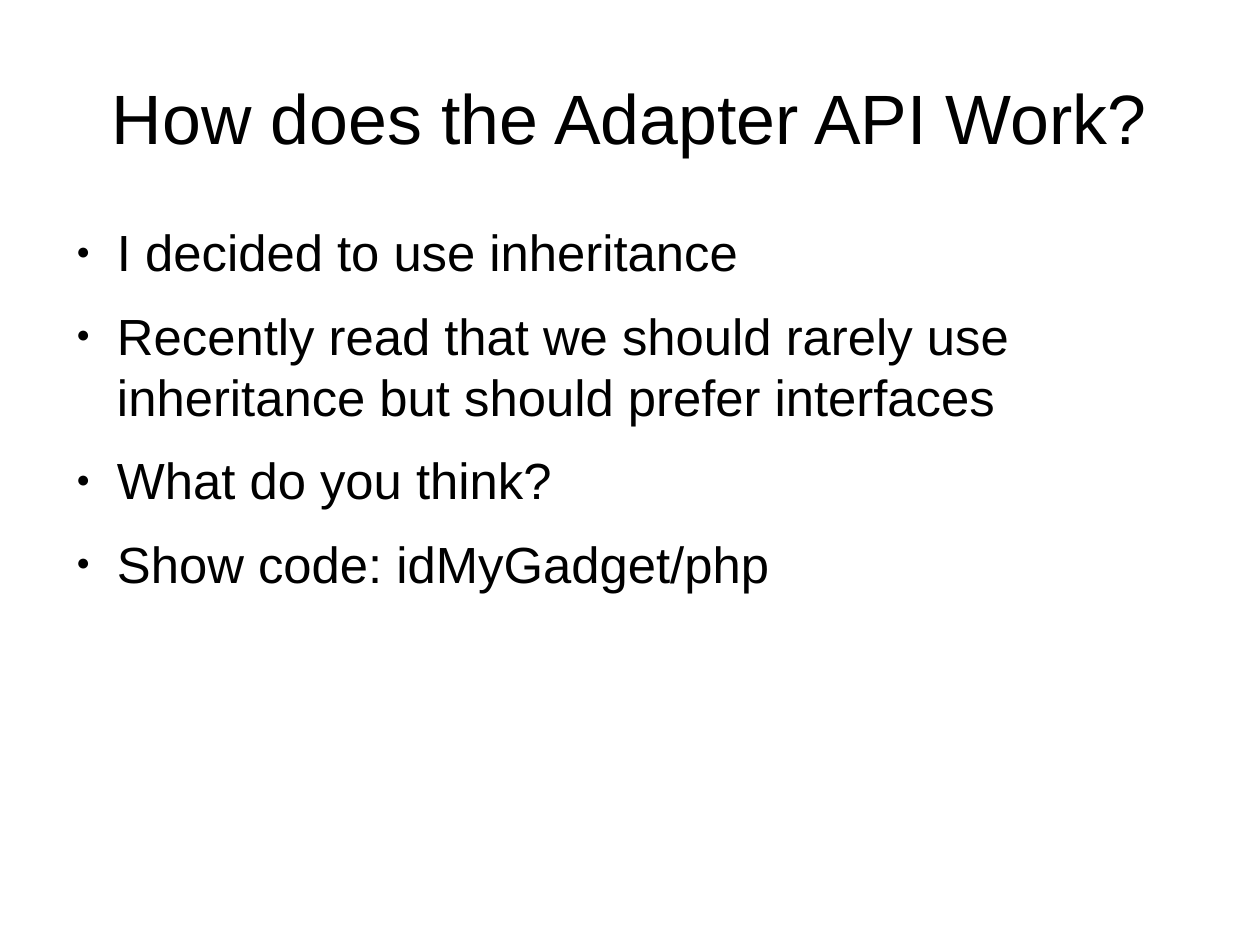
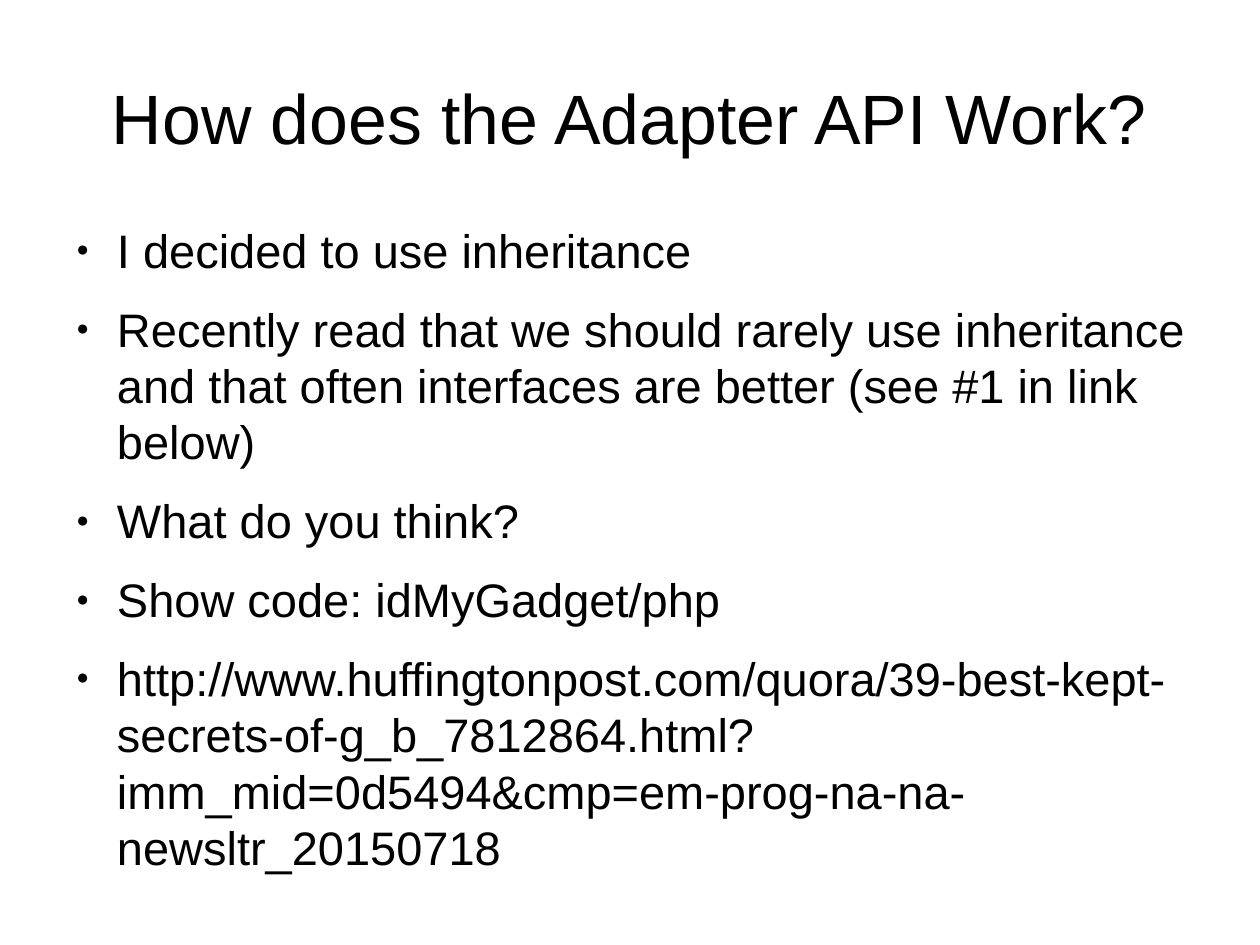
Before and after one commit to tomwhartung/jmws_accoutrements, a slide deck: slide 7 of presentations/2015_08-FRPUG/Device_Detection_PHP.odp (slide 5 before the commit). Drawn at 1260x945 pixels with LibreOffice and Linux fonts; fonts in the diff are those of the drawing. Boxes give left, top, right and bottom in pixels: in the first picture for what was removed or moved away, otherwise in the second. Text is boxed around its words. In the diff, an @@ line names an element or a change of style, - is before the commit and + after.

```diff
--- a/presentations/2015_08-FRPUG/Device_Detection_PHP.odp
+++ b/presentations/2015_08-FRPUG/Device_Detection_PHP.odp
@@ text at (117, 234, 720, 626): size 32 to 29.6 pt in "I decided to use inheritance", "What do you think?", "Show code: idMyGadget/php" @@
@@ text at (117, 313, 1185, 468): text changed; size 32 to 29.6 pt @@
-● Recently read that we should rarely use inheritance but should prefer interfaces
+● Recently read that we should rarely use inheritance and that often interfaces are better (see #1 in link below)
@@ text at (117, 662, 1165, 874): paragraph added @@
+● http://www.huffingtonpost.com/quora/39-best-kept-secrets-of-g_b_7812864.html?imm_mid=0d5494&cmp=em-prog-na-na-newsltr_20150718
```
Also in this commit, not shown: 2 slides added.
